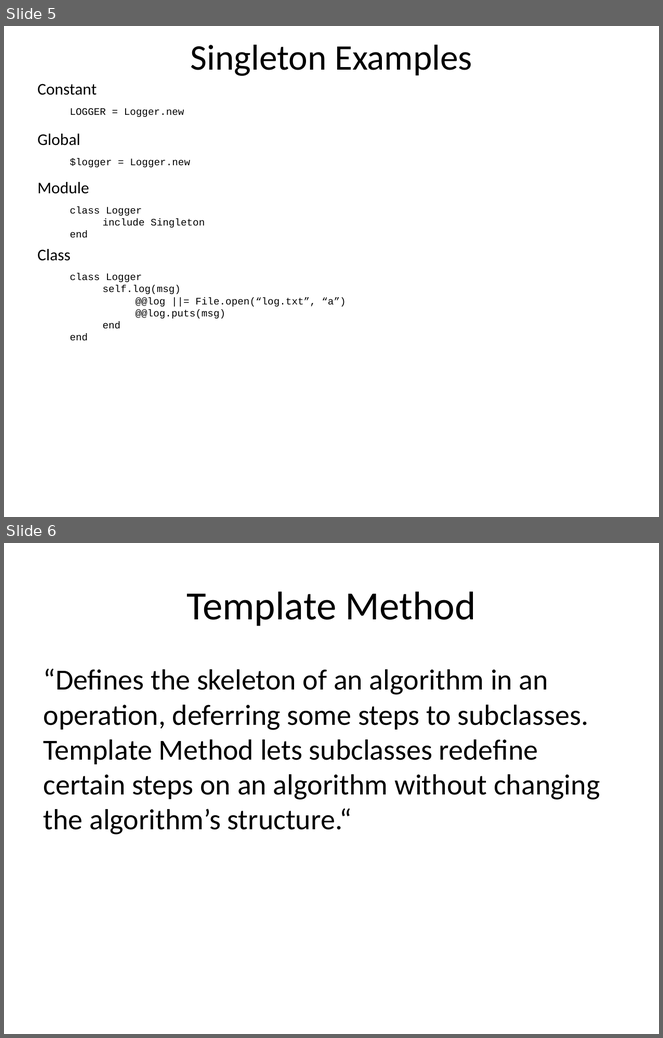
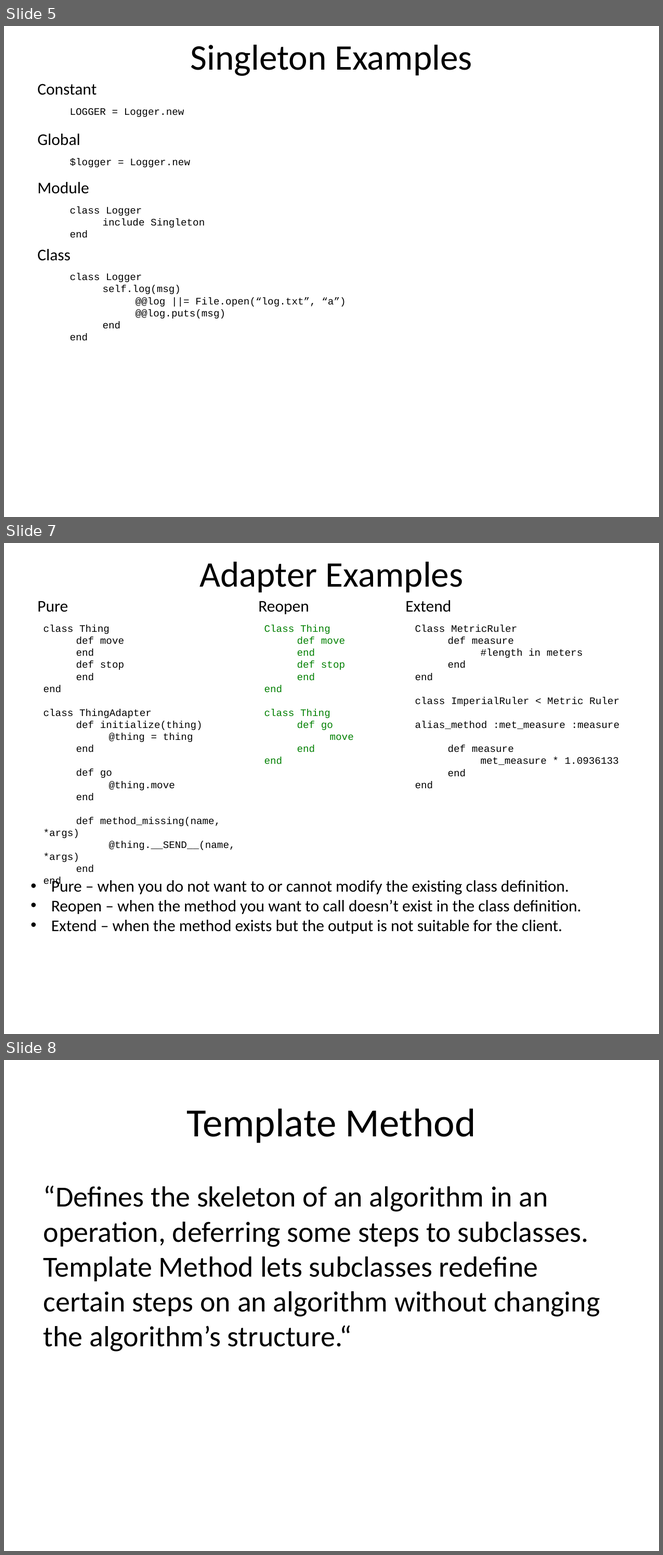
Before and after one commit to john-fitzpatrick/design_patterns, a slide deck: DesignPatterns.pptx. Shown one above the other, each under a label of ours: slides 5 and 6 before the commit, slides 5, 7 and 8 after it; the slides between them are not shown. The pictures are 663x1038 and 663x1555 pixels, drawn with LibreOffice and Linux fonts; fonts in the diff are those of the drawing. Boxes give left, top, right and bottom in pixels: in the first picture for what was removed or moved away, otherwise in the second. Text is boxed around its words. In the diff, an @@ line names an element or a change of style, - is before the commit and + after.

Commit message:
added Adapter pattern to slide show.

```diff
--- a/DesignPatterns.pptx
+++ b/DesignPatterns.pptx
@@ slide 7 added at bbox=[4, 543, 659, 1034], background #FFFFFF @@
@@ title added at bbox=[200, 562, 464, 593], 39.6 pt, text #000000 @@
+Adapter Examples
@@ text added at bbox=[37, 601, 68, 612], 18 pt, text #000000 @@
+Pure
@@ text added at bbox=[258, 601, 309, 614], 18 pt, text #000000 @@
+Reopen
@@ text added at bbox=[405, 600, 451, 612], 18 pt, text #000000 @@
+Extend
@@ text added at bbox=[44, 625, 235, 888], 11 pt, text #000000 @@
+class Thing
+def move
+end
+def stop
+end
+end
+class ThingAdapter
+def initialize(thing)
+@thing = thing
+end
+def go
+@thing.move
+end
+def method_missing(name, *args)
+@thing.__SEND__(name, *args)
+end
+end
@@ text added at bbox=[265, 625, 354, 765], 11 pt, text #008000 @@
+Class Thing
+def move
+end
+def stop
+end
+end
+class Thing
+def go
+move
+end
+end
@@ text added at bbox=[415, 625, 620, 789], 11 pt, text #000000 @@
+Class MetricRuler
+def measure
+#length in meters
+end
+end
+class ImperialRuler < Metric Ruler
+alias_method :met_measure :measure
+def measure
+met_measure * 1.0936133
+end
+end
@@ text added at bbox=[51, 878, 582, 934], 18 pt, text #000000 @@
+• Pure – when you do not want to or cannot modify the existing class definition.
+• Reopen – when the method you want to call doesn’t exist in the class definition.
+• Extend – when the method exists but the output is not suitable for the client.
@@ what was slide 6 is now slide 8 @@
```
Also in this commit, not shown: 2 slides changed, 3 other slides added.
